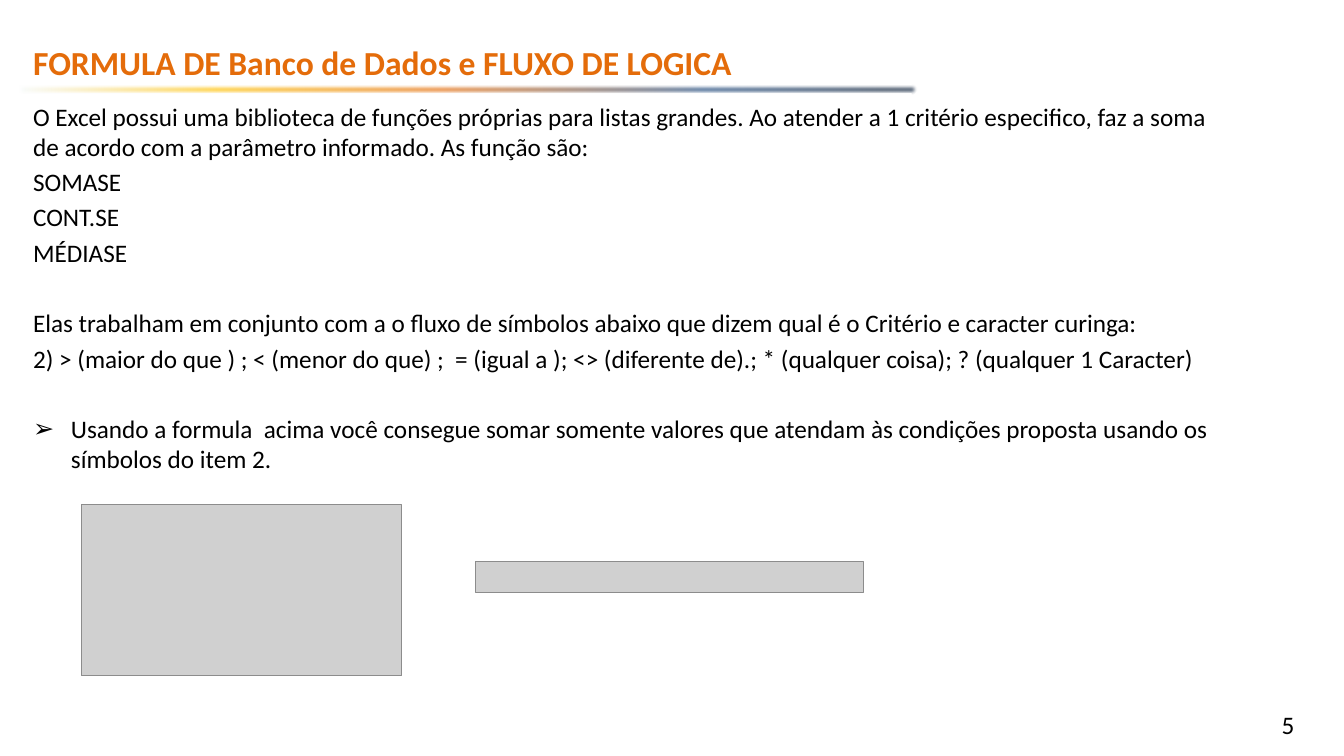
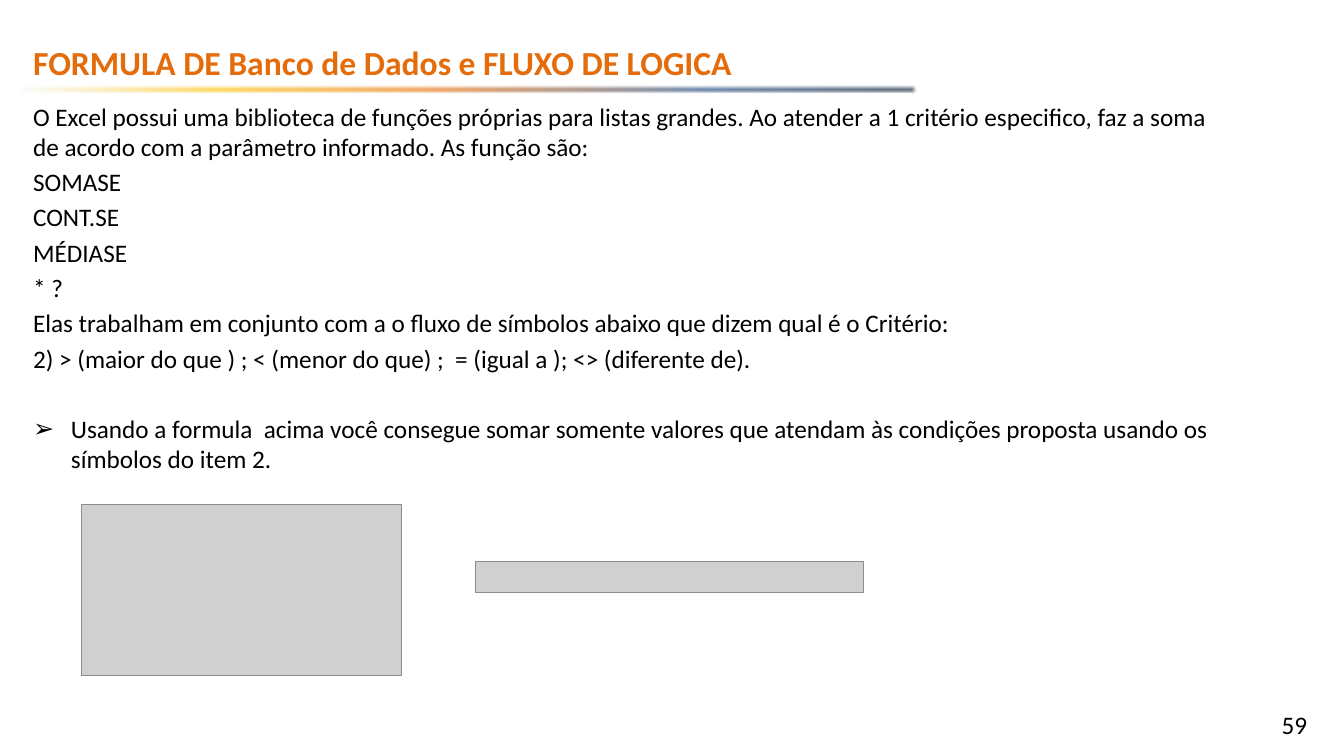
Before and after one commit to emerson-fenrir/Excel_Basico, a slide deck: slide 59 of Professor/Aula3.pptx (slide 5 before the commit). Drawn at 1344x756 pixels with LibreOffice and Linux fonts; fonts in the diff are those of the drawing; grey boxes stand for pictures; background and template pictures are left out. Boxes give left, top, right and bottom in pixels: in the first picture for what was removed or moved away, otherwise in the second. Text is boxed around its words. In the diff, an @@ line names an element or a change of style, - is before the commit and + after.

```diff
--- a/Professor/Aula3.pptx
+++ b/Professor/Aula3.pptx
@@ text at (x1=33, y1=314, x2=948, y2=373): text changed @@
-Elas trabalham em conjunto com a o fluxo de símbolos abaixo que dizem qual é o Critério e caracter curinga:
-2) > (maior do que ) ; < (menor do que) ; = (igual a ); <> (diferente de).; * (qualquer coisa); ? (qualquer 1 Caracter)
+* ?
+Elas trabalham em conjunto com a o fluxo de símbolos abaixo que dizem qual é o Critério:
+2) > (maior do que ) ; < (menor do que) ; = (igual a ); <> (diferente de).
@@ page number at (x1=1282, y1=717, x2=1308, y2=734): text changed @@
-5
+59
```
Also in this commit, not shown: 5 other slides changed, 67 slides added, 1 other file.
